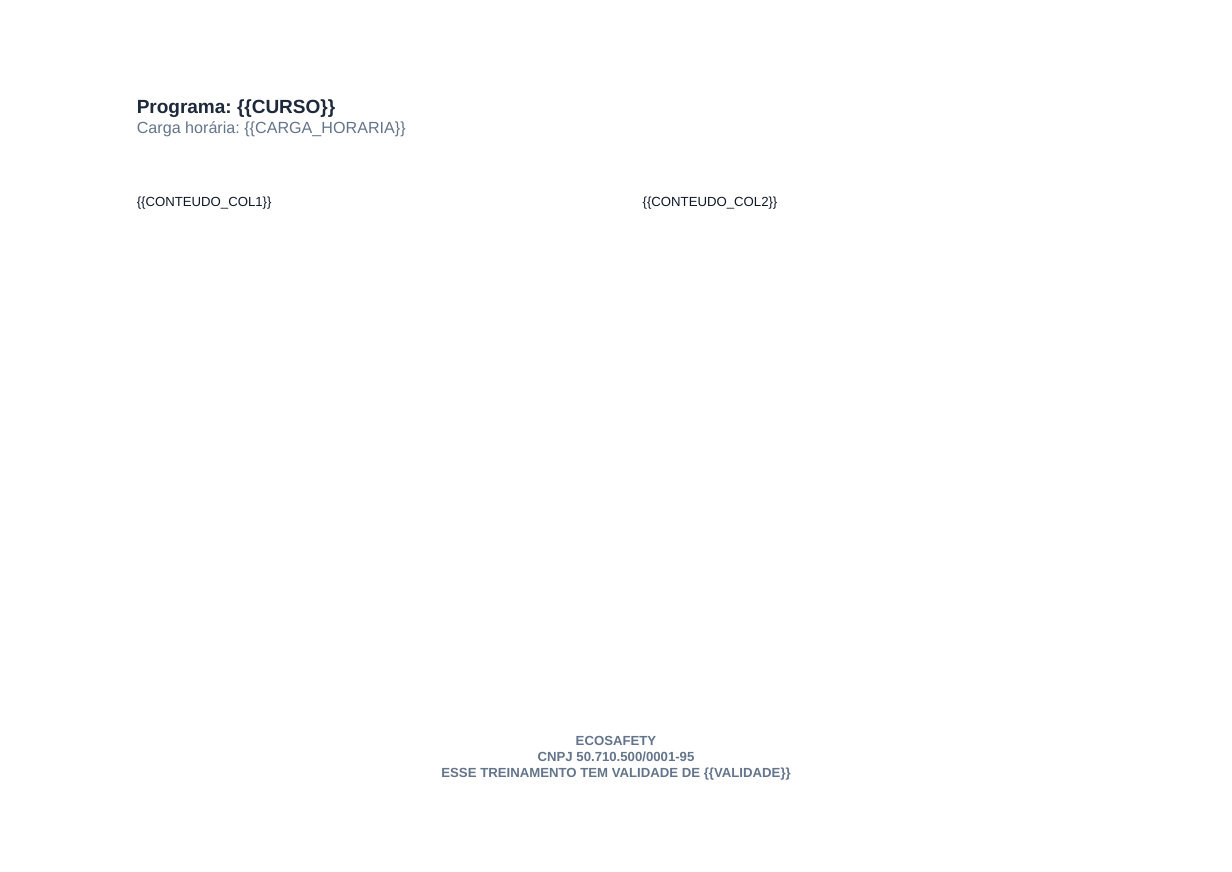
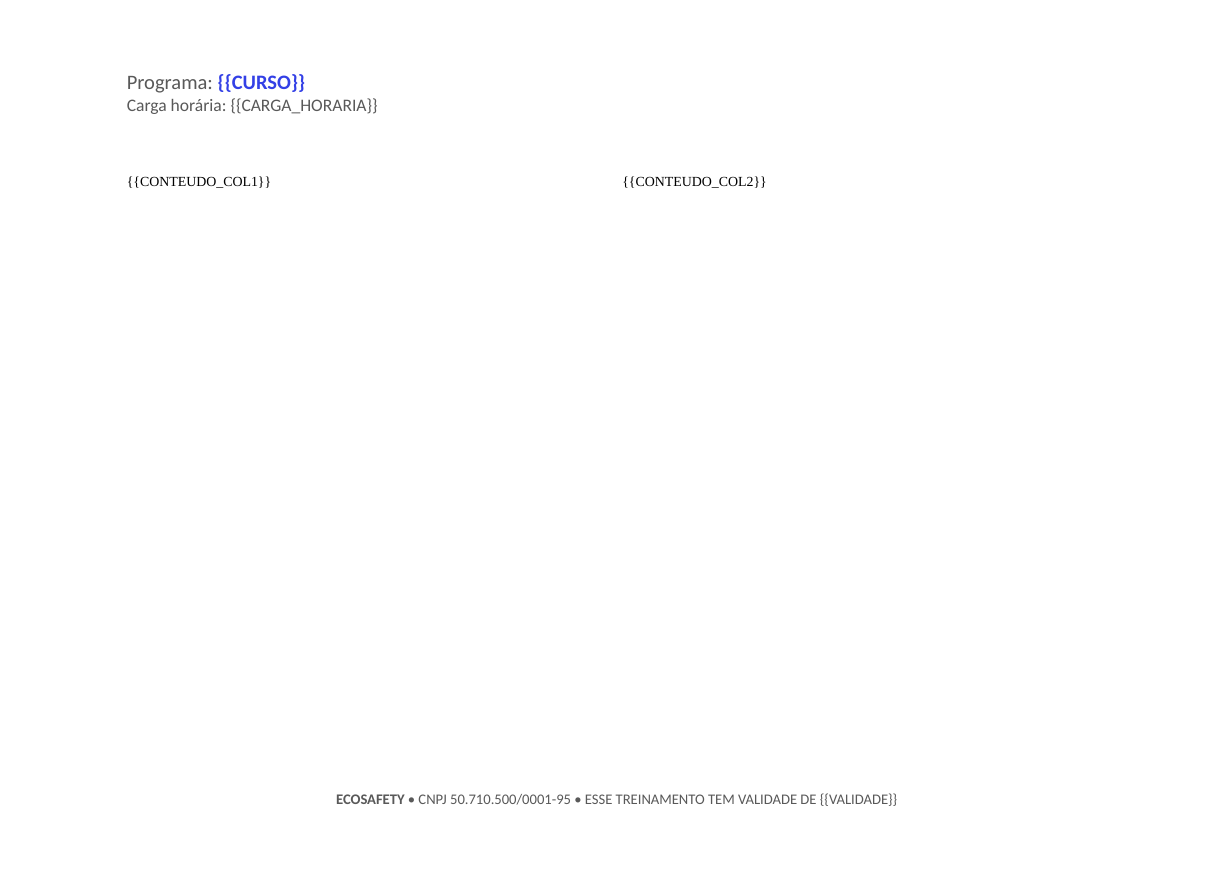
Before and after one commit to clementgustavo1301-blip/Gest-oToalsafety, a slide deck: slide 2 of public/template-modelo2.pptx. Drawn at 1232x872 pixels with LibreOffice and Linux fonts; fonts in the diff are those of the drawing; background and template pictures are left out. Boxes give left, top, right and bottom in pixels: in the first picture for what was removed or moved away, otherwise in the second. Text is boxed around its words. In the diff, an @@ line names an element or a change of style, - is before the commit and + after.

```diff
--- a/public/template-modelo2.pptx
+++ b/public/template-modelo2.pptx
@@ text "Programa: {{CURSO}}": place and size @@
-text "Programa: {{CURSO}}" at box(137, 99, 405, 137)
+text "Programa: {{CURSO}}" at box(127, 74, 378, 114)
@@ text "Programa: {{CURSO}}" at box(127, 74, 378, 114): size 13 to 14 pt in "Programa: {{CURSO}}"; font Arial to Calibri; text colour #1E293B to #595959, bold off in "Programa:"; text colour #1E293B to #3340E6 in "{{CURSO}}"; size 11 to 12 pt, text colour #64748B to #595959 in "Carga horária: {{CARGA_HORARIA}}" @@
@@ text "{{CONTEUDO_COL1}}" at box(127, 176, 271, 188): size 9 to 9.5 pt, font Arial to Times New Roman, text colour #0F172A to #000000; line spacing 1.25 to 1 @@
@@ text "{{CONTEUDO_COL1}}": place and size @@
-text "{{CONTEUDO_COL1}}" at box(137, 196, 272, 209)
+text "{{CONTEUDO_COL1}}" at box(127, 176, 271, 188)
@@ text "{{CONTEUDO_COL2}}": place and size @@
-text "{{CONTEUDO_COL2}}" at box(643, 196, 778, 209)
+text "{{CONTEUDO_COL2}}" at box(622, 176, 766, 188)
@@ text "{{CONTEUDO_COL2}}" at box(622, 176, 766, 188): size 9 to 9.5 pt, font Arial to Times New Roman, text colour #0F172A to #000000; line spacing 1.25 to 1 @@
@@ text at box(336, 793, 897, 806): text changed; size 9 to 10 pt; font Arial to Calibri; text colour #64748B to #595959; bold off @@
-ECOSAFETY
-CNPJ 50.710.500/0001-95
-ESSE TREINAMENTO TEM VALIDADE DE {{VALIDADE}}
+ECOSAFETY • CNPJ 50.710.500/0001-95 • ESSE TREINAMENTO TEM VALIDADE DE {{VALIDADE}}
```
Also in this commit, not shown: 1 other slide changed, 3 other files.
